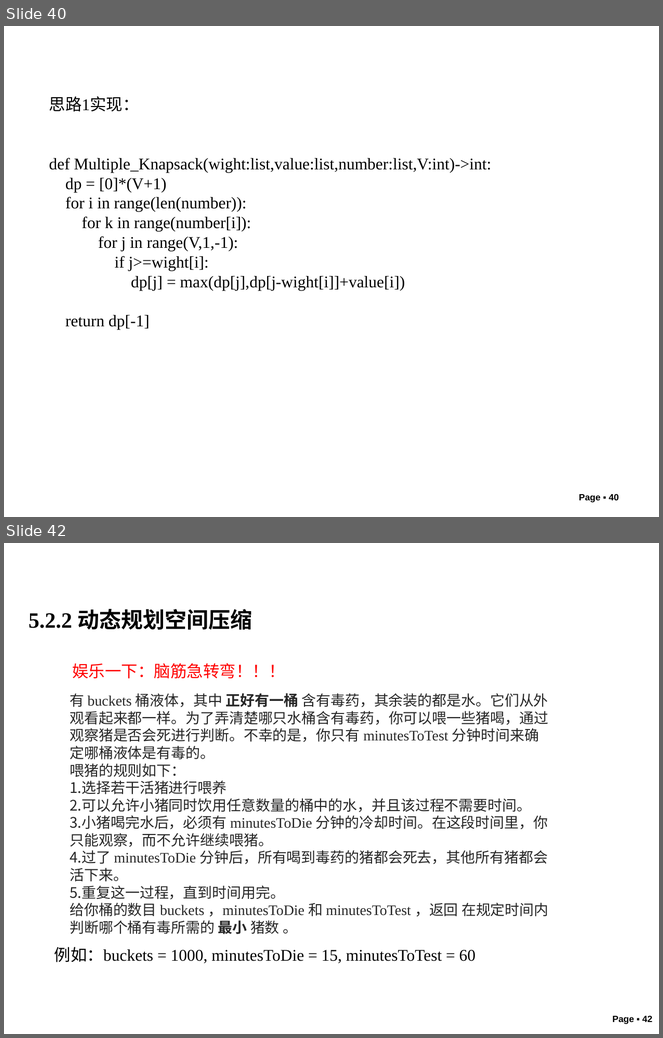
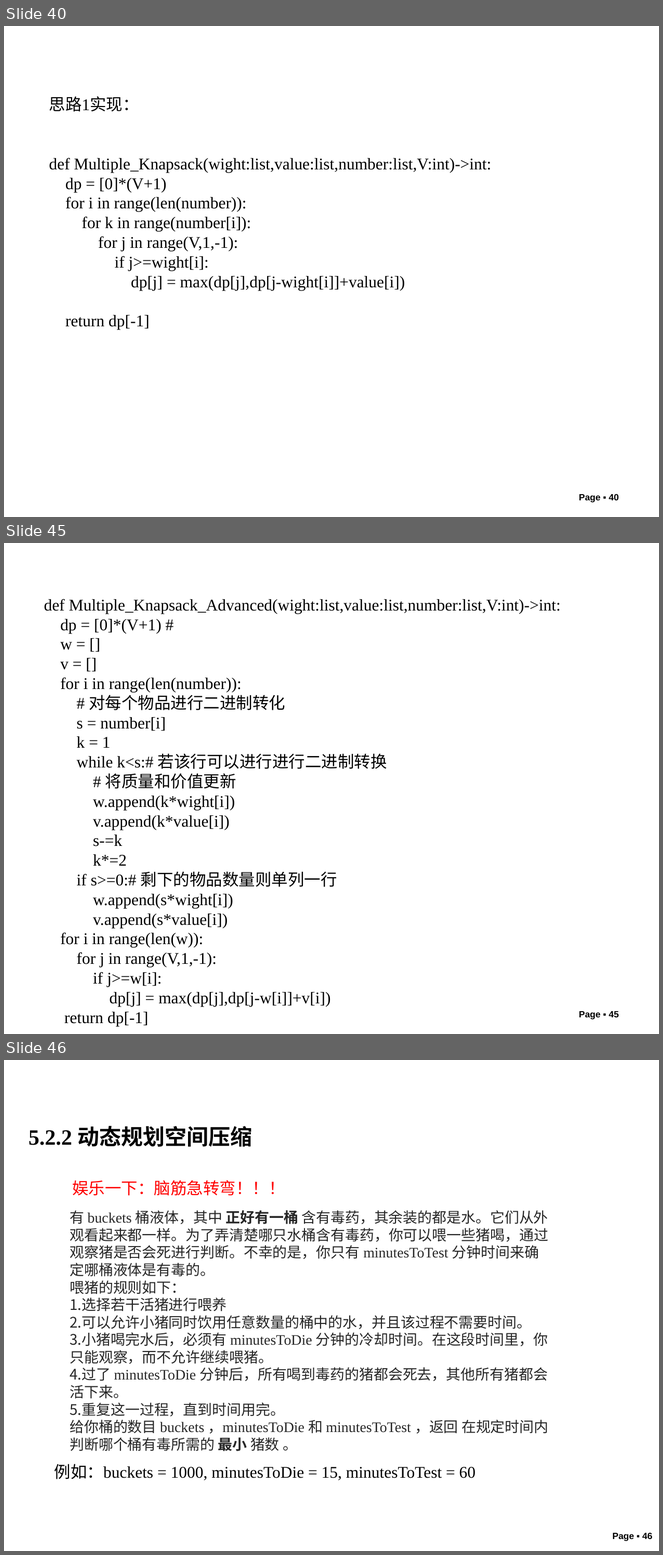
Before and after one commit to liutongling/DP, a slide deck: file/第5章 动态规划法.pptx. Shown one above the other, each under a label of ours: slides 40 and 42 before the commit, slides 40, 45 and 46 after it; the slides between them are not shown. The pictures are 663x1038 and 663x1555 pixels, drawn with LibreOffice and Linux fonts; fonts in the diff are those of the drawing; background and template pictures are left out. Boxes give left, top, right and bottom in pixels: in the first picture for what was removed or moved away, otherwise in the second. Text is boxed around its words. In the diff, an @@ line names an element or a change of style, - is before the commit and + after.

Commit message:
动态规划第五章ppt更新

```diff
--- a/file/第5章 动态规划法.pptx
+++ b/file/第5章 动态规划法.pptx
@@ slide 45 added at (4, 543, 659, 1034), background #FFFFFF @@
@@ text added at (44, 599, 561, 1027), 18 pt, text #000000 @@
+def Multiple_Knapsack_Advanced(wight:list,value:list,number:list,V:int)->int:
+dp = [0]*(V+1) #
+w = []
+v = []
+for i in range(len(number)):
+# 对每个物品进行二进制转化
+s = number[i]
+k = 1
+while k<s:# 若该行可以进行进行二进制转换
+# 将质量和价值更新
+w.append(k*wight[i])
+v.append(k*value[i])
+s-=k
+k*=2
+if s>=0:# 剩下的物品数量则单列一行
+w.append(s*wight[i])
+v.append(s*value[i])
+for i in range(len(w)):
+for j in range(V,1,-1):
+if j>=w[i]:
+dp[j] = max(dp[j],dp[j-w[i]]+v[i])
+return dp[-1]
@@ page number added at (579, 1012, 619, 1020), 10 pt, text #000000, bold @@
+Page ▪ 45
@@ what was slide 42 is now slide 46 @@
@@ page number at (612, 1533, 652, 1542): text changed @@
-Page ▪ 42
+Page ▪ 46
```
Also in this commit, not shown: 2 slides changed, 4 other slides added, 27 slides removed.
